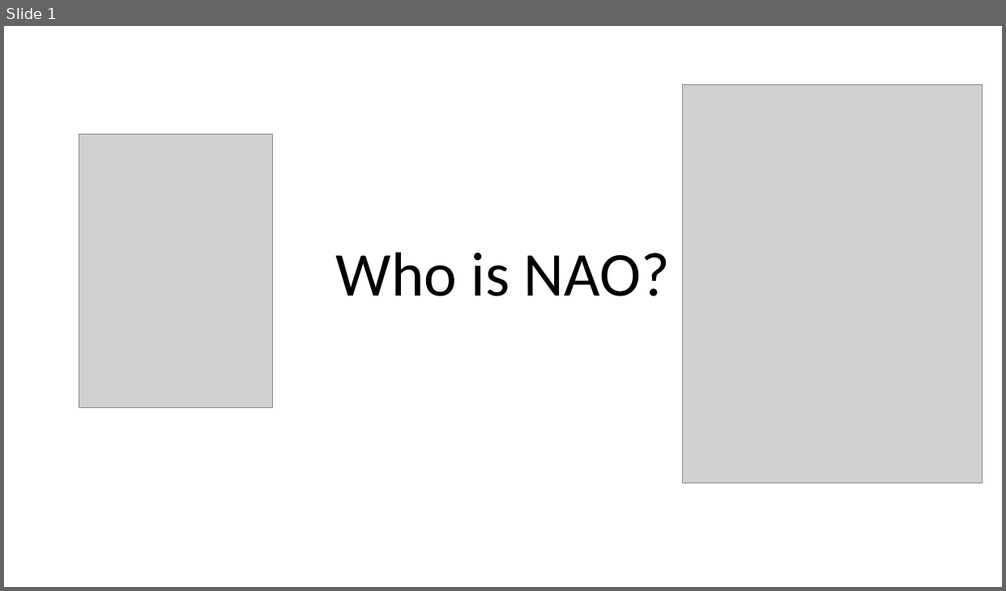
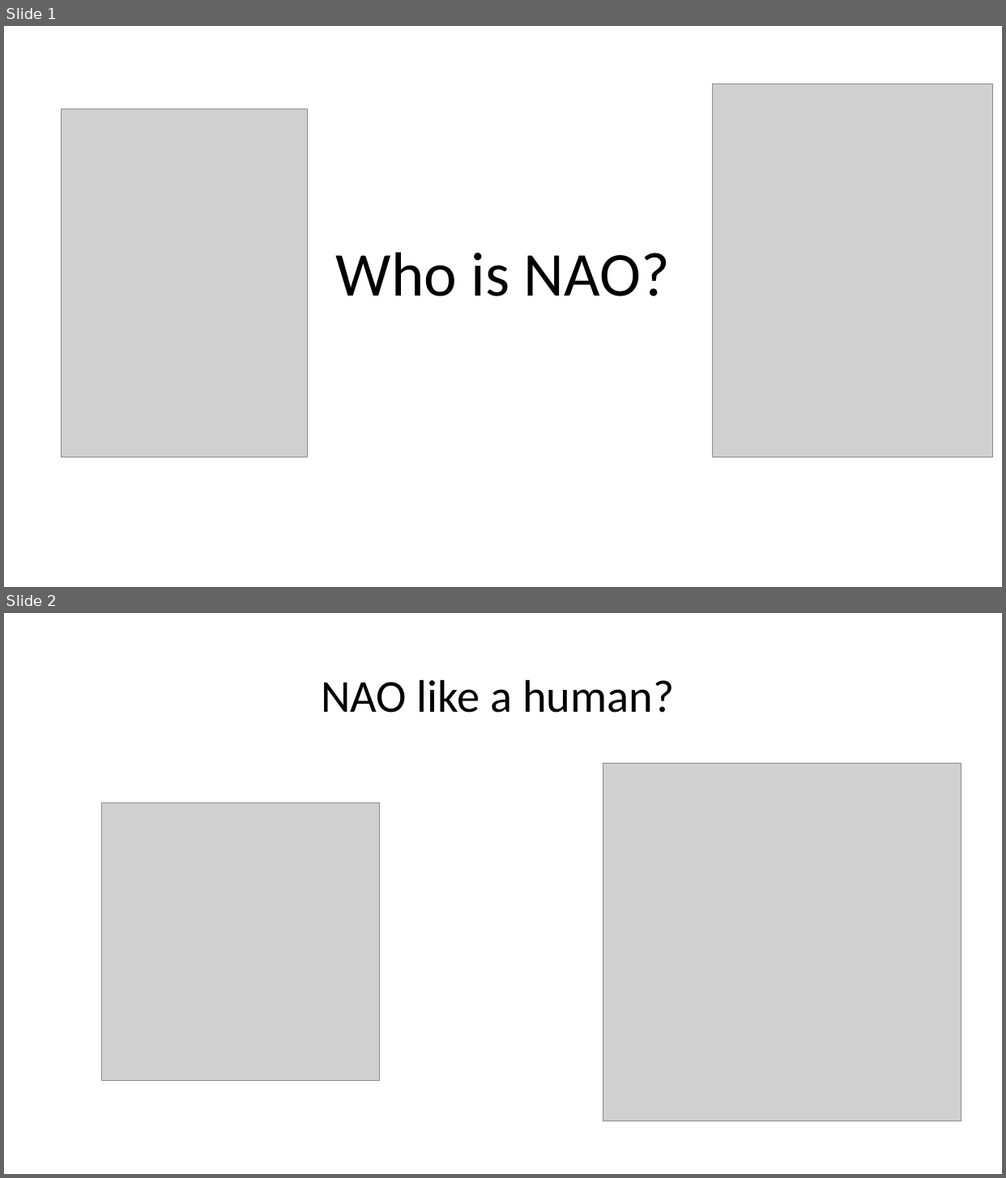
Before and after one commit to drewzxcvbnm/Nao-PPTX, a slide deck: naoPPTX.pptx. Shown one above the other, each under a label of ours: slide 1 before the commit, slides 1 and 2 after it. The pictures are 1006x591 and 1006x1178 pixels, drawn with LibreOffice and Linux fonts; fonts in the diff are those of the drawing; grey boxes stand for pictures. Boxes give left, top, right and bottom in pixels: in the first picture for what was removed or moved away, otherwise in the second. Text is boxed around its words. In the diff, an @@ line names an element or a change of style, - is before the commit and + after.

```diff
--- a/naoPPTX.pptx
+++ b/naoPPTX.pptx
@@ slide 2 added at (4,613,1002,1174), background #FFFFFF @@
@@ title added at (321,679,674,713), 44 pt, text #000000 @@
+NAO like a human?
@@ picture added at (603,763,961,1122) @@
@@ picture added at (102,803,380,1081) @@
@@ slide 1 changed as well @@
@@ picture: place and size @@
-picture at (682,84,982,484)
+picture at (713,84,993,458)
@@ picture: place and size @@
-picture at (79,134,272,408)
+picture at (61,109,307,458)
```
Also in this commit, not shown: 1 other slide changed, 4 other slides added, 5 slides removed, 2 other files.
